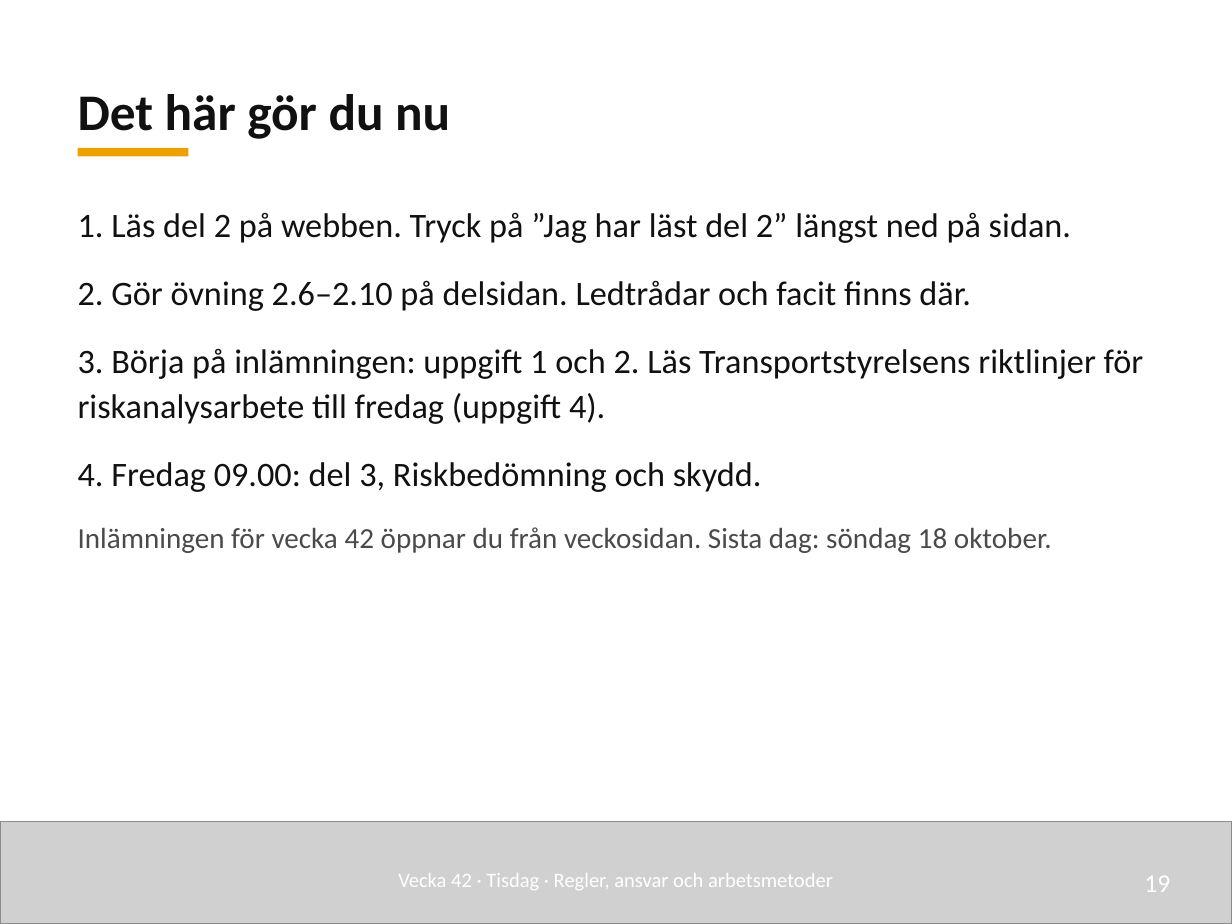
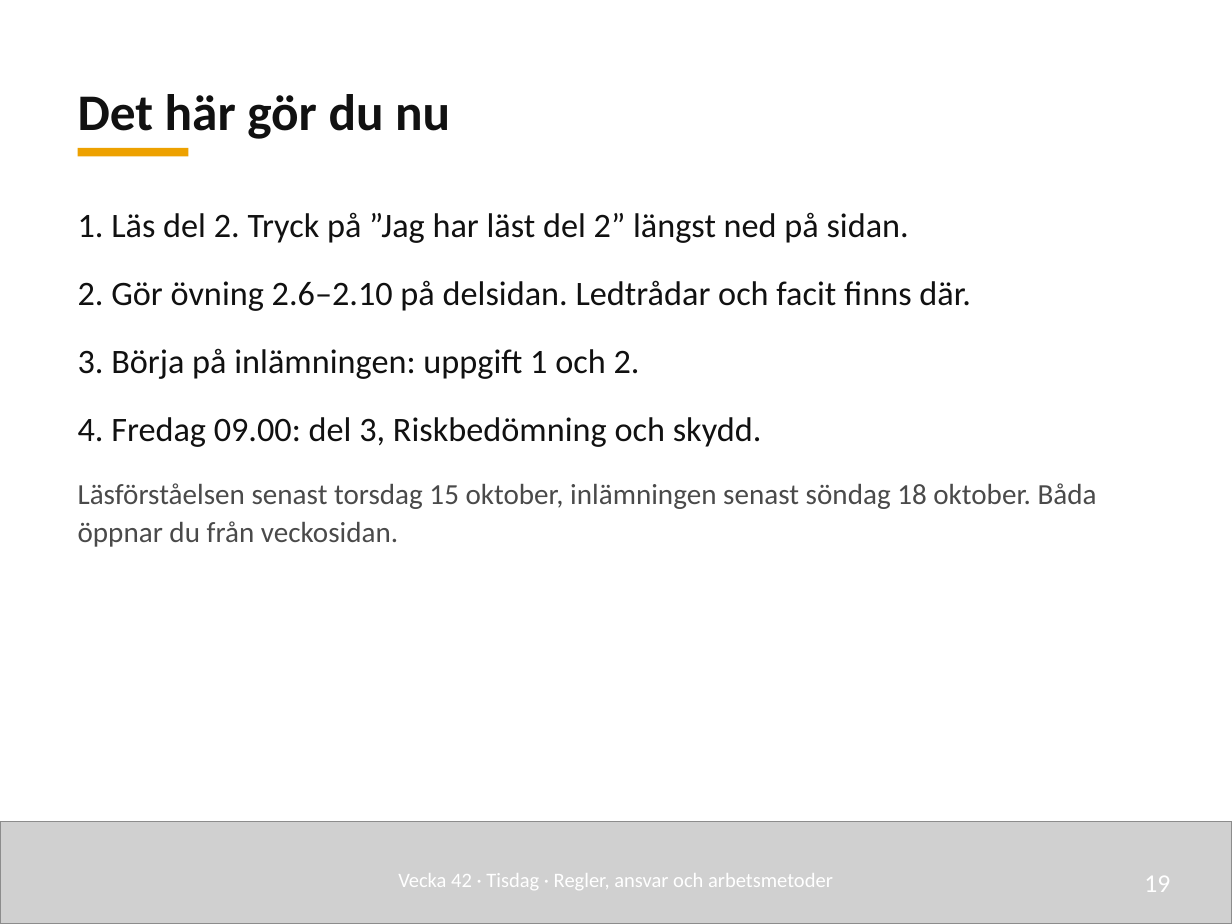
Before and after one commit to nj22az/nj22az.github.io, a slide deck: slide 19 of sjoskolan/vecka-42/aktuell/v42_02_Regler_ansvar_och_arbetsmetoder_elev.pptx. Drawn at 1232x924 pixels with LibreOffice and Linux fonts; fonts in the diff are those of the drawing; grey boxes stand for pictures. Boxes give left, top, right and bottom in pixels: in the first picture for what was removed or moved away, otherwise in the second. Text is boxed around its words. In the diff, an @@ line names an element or a change of style, - is before the commit and + after.

```diff
--- a/sjoskolan/vecka-42/aktuell/v42_02_Regler_ansvar_och_arbetsmetoder_elev.pptx
+++ b/sjoskolan/vecka-42/aktuell/v42_02_Regler_ansvar_och_arbetsmetoder_elev.pptx
@@ text at [78, 212, 909, 243]: text changed @@
-1. Läs del 2 på webben. Tryck på ”Jag har läst del 2” längst ned på sidan.
+1. Läs del 2. Tryck på ”Jag har läst del 2” längst ned på sidan.
@@ text at [78, 348, 640, 379]: text changed @@
-3. Börja på inlämningen: uppgift 1 och 2. Läs Transportstyrelsens riktlinjer för riskanalysarbete till fredag (uppgift 4).
+3. Börja på inlämningen: uppgift 1 och 2.
@@ text at [78, 483, 1097, 547]: text changed @@
-Inlämningen för vecka 42 öppnar du från veckosidan. Sista dag: söndag 18 oktober.
+Läsförståelsen senast torsdag 15 oktober, inlämningen senast söndag 18 oktober. Båda öppnar du från veckosidan.
```
Also in this commit, not shown: 1 other slide changed, 26 other files.
